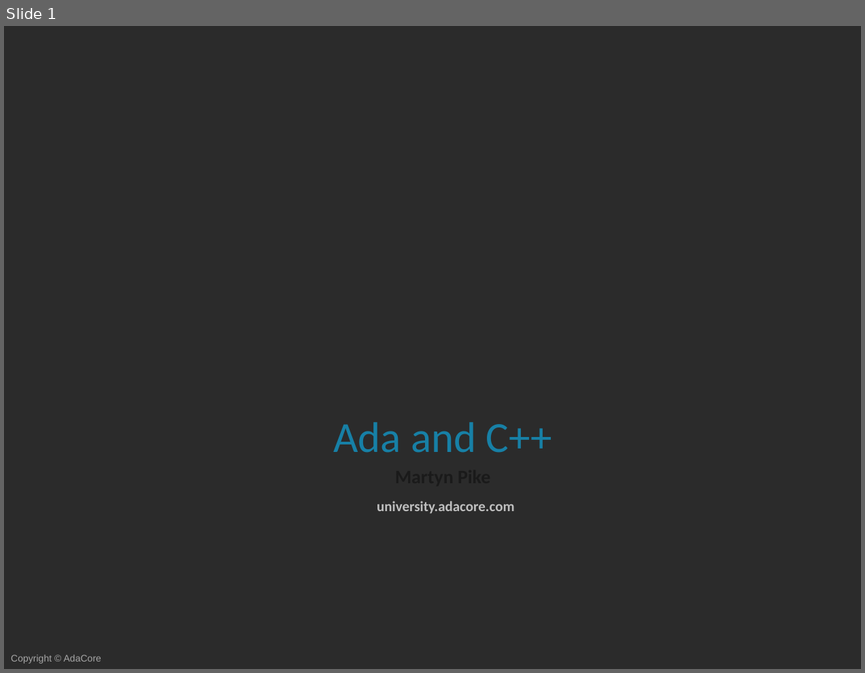
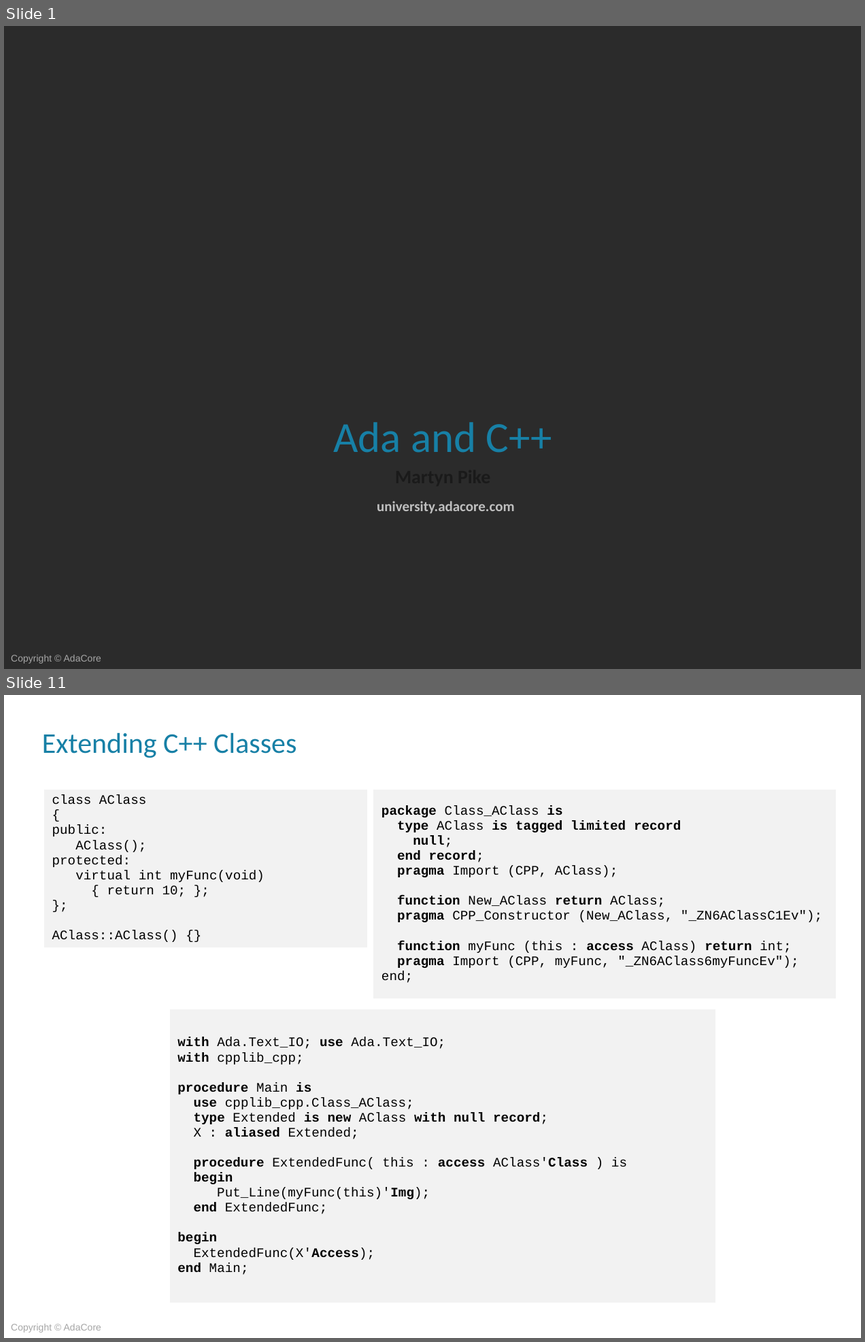
Before and after one commit to AdaCoreU/Courses, a slide deck: lectures/04_Mixed_Language_Programming_In_Ada/03_Ada_and_C++/Slides/03_Ada_and_C++.pptx. Shown one above the other, each under a label of ours: slide 1 before the commit, slides 1 and 11 after it; the slides between them are not shown. The pictures are 865x673 and 865x1342 pixels, drawn with LibreOffice and Linux fonts; fonts in the diff are those of the drawing; background and template pictures are left out; a plain dark background stands for a picture behind light text. Boxes give left, top, right and bottom in pixels: in the first picture for what was removed or moved away, otherwise in the second. Text is boxed around its words. In the diff, an @@ line names an element or a change of style, - is before the commit and + after.

```diff
--- a/lectures/04_Mixed_Language_Programming_In_Ada/03_Ada_and_C++/Slides/03_Ada_and_C++.pptx
+++ b/lectures/04_Mixed_Language_Programming_In_Ada/03_Ada_and_C++/Slides/03_Ada_and_C++.pptx
@@ slide 11 added at (4, 695, 861, 1338), background picture (left out); not listed: 1 template element that a slide beside it also shows @@
@@ title added at (42, 732, 296, 758), 24 pt, text #1780A6 @@
+Extending C++ Classes
@@ table added at (43, 790, 368, 955), 1 rows, 1 columns @@
+class AClass / { / public: / AClass(); / protected: / virtual int myFunc(void) / { return 10; }; / }; / AClass::AClass() {}
@@ table added at (373, 790, 836, 998), 1 rows, 1 columns @@
+package Class_AClass is / type AClass is tagged limited record / null; / end record; / pragma Import (CPP, AClass); / function New_AClass return AClass; / pragma CPP_Constructor (New_AClass, "_ZN6AClassC1Ev"); / function myFunc (this : access AClass) return int; / pragma Import (CPP, myFunc, "_ZN6AClass6myFuncEv"); / end;
@@ table added at (169, 1008, 716, 1304), 1 rows, 1 columns @@
+with Ada.Text_IO; use Ada.Text_IO; / with cpplib_cpp; / procedure Main is / use cpplib_cpp.Class_AClass; / type Extended is new AClass with null record; / X : aliased Extended; / procedure ExtendedFunc( this : access AClass'Class ) is / begin / Put_Line(myFunc(this)'Img); / end ExtendedFunc; / begin / ExtendedFunc(X'Access); / end Main;
```
Also in this commit, not shown: 6 slides changed, 26 other slides added, 4 slides removed.
